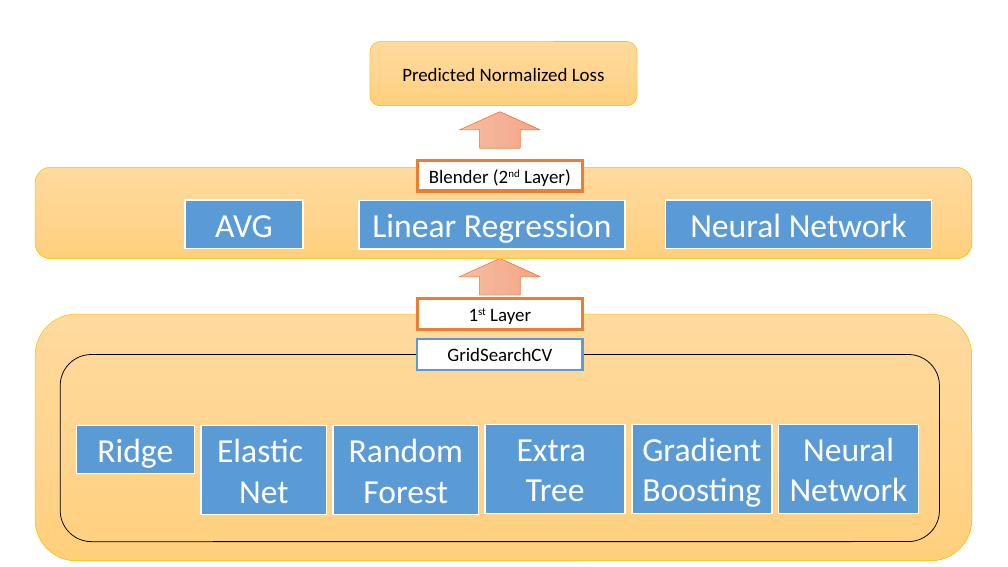
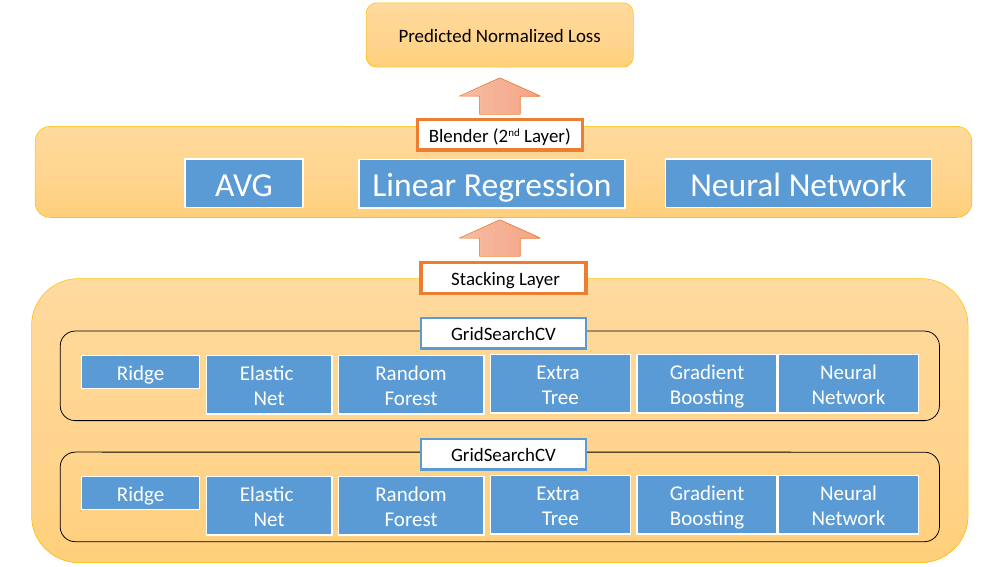
Before and after one commit to jihoonerd/1985_Auto_Imports_Database, a slide deck: slide 1 of documents/stacking_layer.pptx. Drawn at 1008x567 pixels with LibreOffice and Linux fonts; fonts in the diff are those of the drawing. Boxes give left, top, right and bottom in pixels: in the first picture for what was removed or moved away, otherwise in the second. Text is boxed around its words. In the diff, an @@ line names an element or a change of style, - is before the commit and + after.

Commit message:
Log update & Stacking Figure update

```diff
--- a/documents/stacking_layer.pptx
+++ b/documents/stacking_layer.pptx
@@ rounded rectangle "Predicted Normalized Loss": place and size @@
-rounded rectangle "Predicted Normalized Loss" at <box>370,42,637,106</box>
+rounded rectangle "Predicted Normalized Loss" at <box>366,3,633,67</box>
@@ right arrow: place and size @@
-right arrow at <box>459,112,540,148</box>
+right arrow at <box>459,78,540,115</box>
@@ 4 rectangles, 1 right arrow, 1 rounded rectangle: place and size @@
-4 rectangles, 1 right arrow, 1 rounded rectangle at <box>36,160,972,295</box>
+4 rectangles, 1 right arrow, 1 rounded rectangle at <box>36,119,972,256</box>
@@ rectangle "Stacking Layer": place and size @@
-rectangle "Stacking Layer" at <box>417,299,582,329</box>
+rectangle "Stacking Layer" at <box>421,262,586,293</box>
@@ rounded rectangle: place and size @@
-rounded rectangle at <box>36,315,972,561</box>
+rounded rectangle at <box>32,279,969,563</box>
@@ text in rectangle at <box>451,272,560,289</box>: text changed @@
-1st Layer
+Stacking Layer
@@ rectangle added at <box>421,318,586,348</box>, fill #FFFFFF, outline #5B9BD5 2.25 pt, 18 pt, text #000000 @@
+GridSearchCV
@@ rounded rectangle added at <box>60,331,940,420</box>, outline #000000 0.75 pt @@
@@ rectangle added at <box>82,355,200,389</box>, fill #5B9BD5, outline #FFFFFF 1.5 pt, 20 pt, text #FFFFFF @@
+Ridge
@@ rectangle added at <box>206,355,332,414</box>, fill #5B9BD5, outline #FFFFFF 1.5 pt, 20 pt, text #FFFFFF @@
+Elastic
+Net
@@ rectangle added at <box>339,355,484,414</box>, fill #5B9BD5, outline #FFFFFF 1.5 pt, 20 pt, text #FFFFFF @@
+Random
+Forest
@@ rectangle added at <box>491,355,631,413</box>, fill #5B9BD5, outline #FFFFFF 1.5 pt, 20 pt, text #FFFFFF @@
+Extra
+Tree
@@ rectangle added at <box>637,355,777,413</box>, fill #5B9BD5, outline #FFFFFF 1.5 pt, 20 pt, text #FFFFFF @@
+Gradient Boosting
@@ rectangle added at <box>779,355,919,413</box>, fill #5B9BD5, outline #FFFFFF 1.5 pt, 20 pt, text #FFFFFF @@
+Neural Network
@@ rectangle "GridSearchCV": place and size @@
-rectangle "GridSearchCV" at <box>417,340,582,370</box>
+rectangle "GridSearchCV" at <box>421,439,586,470</box>
@@ rounded rectangle: place and size @@
-rounded rectangle at <box>60,355,940,542</box>
+rounded rectangle at <box>60,452,940,541</box>
@@ size 32 to 20 pt in 6 elements at <box>779,476,919,534</box>, <box>339,476,484,535</box>, <box>491,476,631,534</box>, <box>637,476,777,534</box>, <box>206,476,332,535</box>, <box>82,476,200,510</box> @@
@@ rectangle "Ridge": place and size @@
-rectangle "Ridge" at <box>76,426,194,474</box>
+rectangle "Ridge" at <box>82,476,200,510</box>
@@ rectangle "Elastic": place and size @@
-rectangle "Elastic" at <box>201,426,327,515</box>
+rectangle "Elastic" at <box>206,476,332,535</box>
@@ rectangle "Random": place and size @@
-rectangle "Random" at <box>333,426,479,515</box>
+rectangle "Random" at <box>339,476,484,535</box>
@@ rectangle "Extra": place and size @@
-rectangle "Extra" at <box>485,424,625,513</box>
+rectangle "Extra" at <box>491,476,631,534</box>
@@ rectangle "Gradient Boosting": place and size @@
-rectangle "Gradient Boosting" at <box>632,424,772,513</box>
+rectangle "Gradient Boosting" at <box>637,476,777,534</box>
@@ rectangle "Neural Network": place and size @@
-rectangle "Neural Network" at <box>779,424,919,513</box>
+rectangle "Neural Network" at <box>779,476,919,534</box>
```
Also in this commit, not shown: 11 other files.
